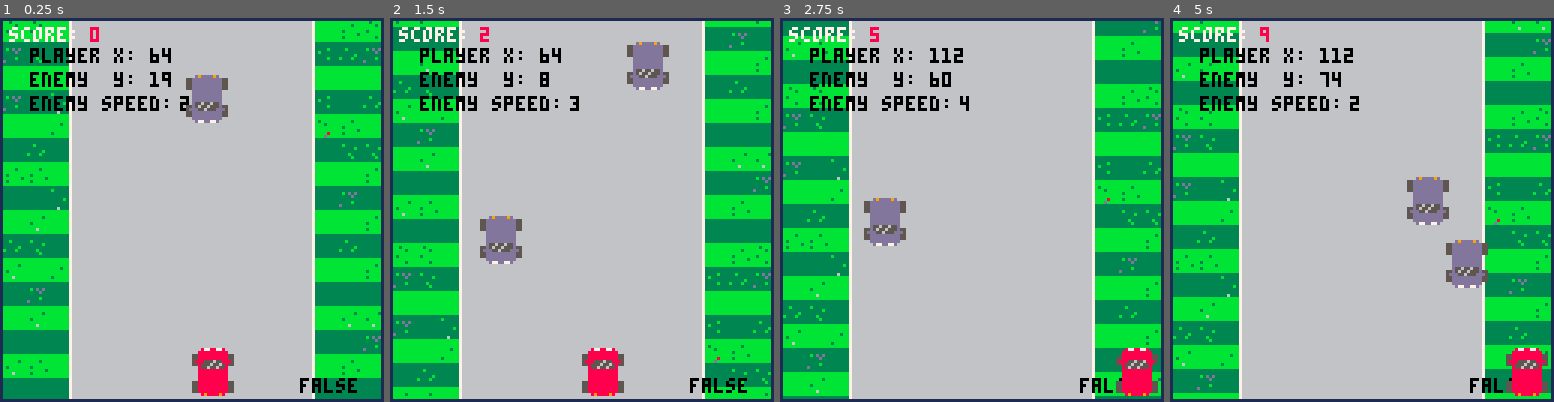
Above: before the commit, frames 1-4 (left to right).
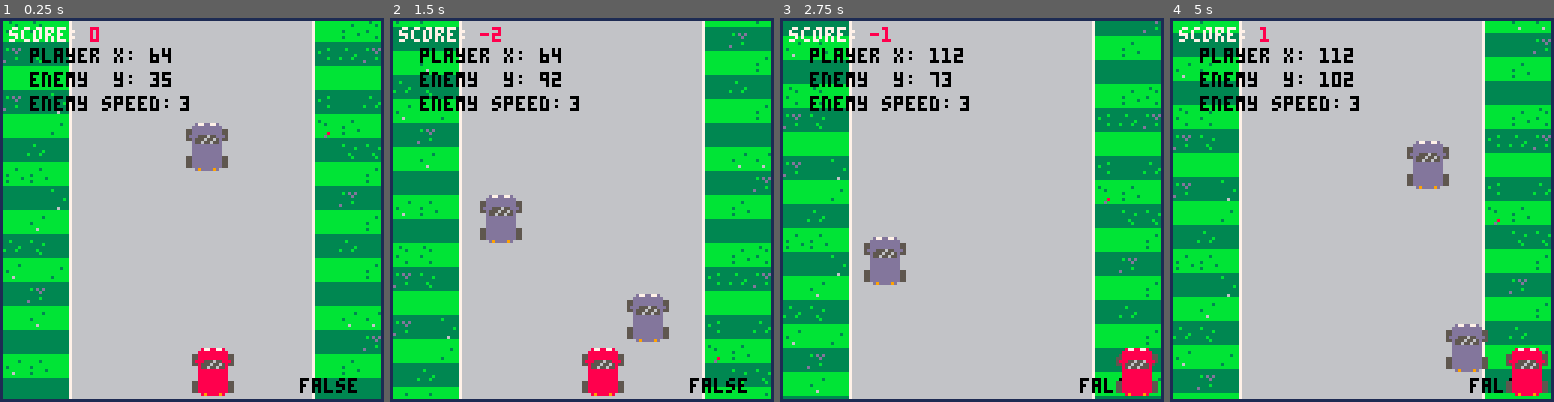
Above: after the commit, the same moments.

Repository: rogmed/pico1
Game: PICO-8 cartridge juego1.p8
The game is run twice, just before and just after one commit, with the same random seed, the same clock (stepped at 60 frames per second) and the same inputs.
Inputs:
- Up to frame 1 (0.25 s): no input
- Up to frame 2 (1.5 s): no input
- Up to frame 3 (2.75 s): hold Right 1.6-2.1 s; hold Right from 2.47 s (still down)
- Up to frame 4 (5 s): release Right at 3.03 s; hold Left 3.08-3.58 s; hold Right 4.02-4.68 s

The runs differ from the first frame. In frame 1, 2.3% of the frame differs, in the area x 39-60%, y 14-40%; in frame 2, 3.6%; in frame 3, 2.2%; in frame 4, 4.2%, in the area x 23-83%, y 2-93%.

Commit message:
Enemy collision detection is working again

Diff:
--- a/juego1.p8
+++ b/juego1.p8
@@ -63,7 +63,8 @@
  	sprite = {46,62} ,
 		xpos   = flr(rnd(70) +22),
 		ypos   = flr(rnd(100) - 100),
- 	speed  = flr(rnd(3) + 2),
+ 	speed  = 3,
+ 	--speed  = flr(rnd(3) + 2),
 
  	update = function(self)
  		self.ypos += self.speed
@@ -73,8 +74,9 @@
 				self.xpos  = flr(rnd(70) +22)
 				self.speed = flr(rnd(5) + 2)
    	-- lose 1 heart
-
+	  	score -=1
    	del(enemies,self)
+   	add_new_enemy()
 	 	end
 
 	 	if self.ypos >= 120 then
@@ -107,7 +109,7 @@
 
  update = function(self)
  -- player movement on x axis
-
+    is_colision()
     if btn(➡️) and self.xpos<112 then
         self.xpos+=2
     end
@@ -145,16 +147,18 @@
 function is_colision()
 -- returns bool
 
---	if enemy.ypos > 102
---	 and enemy.ypos < 134
---		and (enemy.xpos-8)<=player.xpos
---	 and player.xpos<=(enemy.xpos+8)
---	  then
---     return true
--- else
---     return false
---	end
-return false
+ for enemy in all(enemies) do
+		if enemy.ypos > 102
+ and enemy.ypos < 134
+	and (enemy.xpos-8)<=player.xpos
+ and player.xpos<=(enemy.xpos+8)
+ then
+  return true
+ else
+  return false
+	end
+ return false
+ end
 end
 
 function show_debug()
@@ -163,13 +167,13 @@
 	print("player x: ",10,10,0)
 	print(player.xpos,50,10,0)
 
-
+	if count(enemies) > 1 then
 	print("enemy  y: ",10,18,0)
 	print(enemies[1].ypos,50,18,0)
 
 	print("enemy speed: ",10,26,0)
 	print(enemies[1].speed,60,26,0)
-
+end
  -- is colliding?
 	print(is_colision(),100,120,0)
 
@@ -338,7 +342,7 @@
 
 
 __gff__
-0000000000000000000000000000000000000000000000000000000000000000000000000000000000000000000002020000000000000000000000000000020200000000000000000000000000000000000000000000000000000000000000000000000000000000000000000000000000000000000000000000000000000000
+0000000000000000000000000000000200000000000000000000000000000000000000000000000000000000000002020000000000000000000000000000020200000000000000000000000000000000000000000000000000000000000000000000000000000000000000000000000000000000000000000000000000000000
 0000000000000000000000000000000000000000000000000000000000000000000000000000000000000000000000000000000000000000000000000000000000000000000000000000000000000000000000000000000000000000000000000000000000000000000000000000000000000000000000000000000000000000
 __map__
 17170c272727272727272727270a171717000000000000000000000000000000000000000000000000000000000000000000000000000000000000000000000000000000000000000000000000000000000000000000000000000000000000000000000000000000000000000000000000000000000000000000000000000000
Not shown, changed: 18 lines of the sprite sheet (__gfx__) section of juego1.p8
